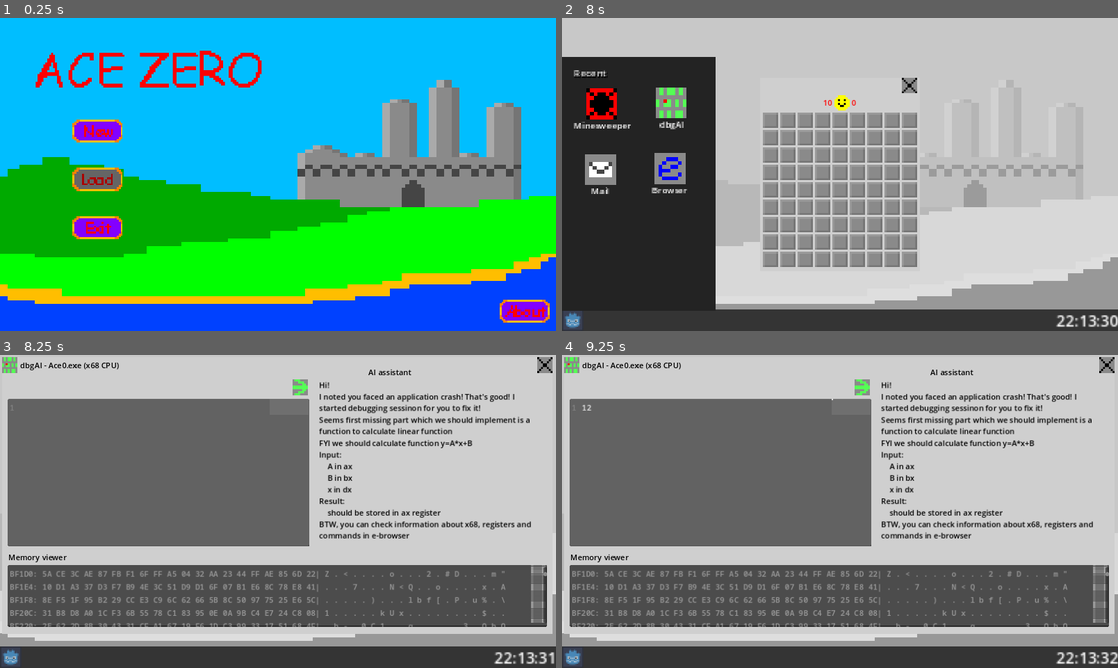
Above: before the commit, frames 1-4 (two rows, left to right).
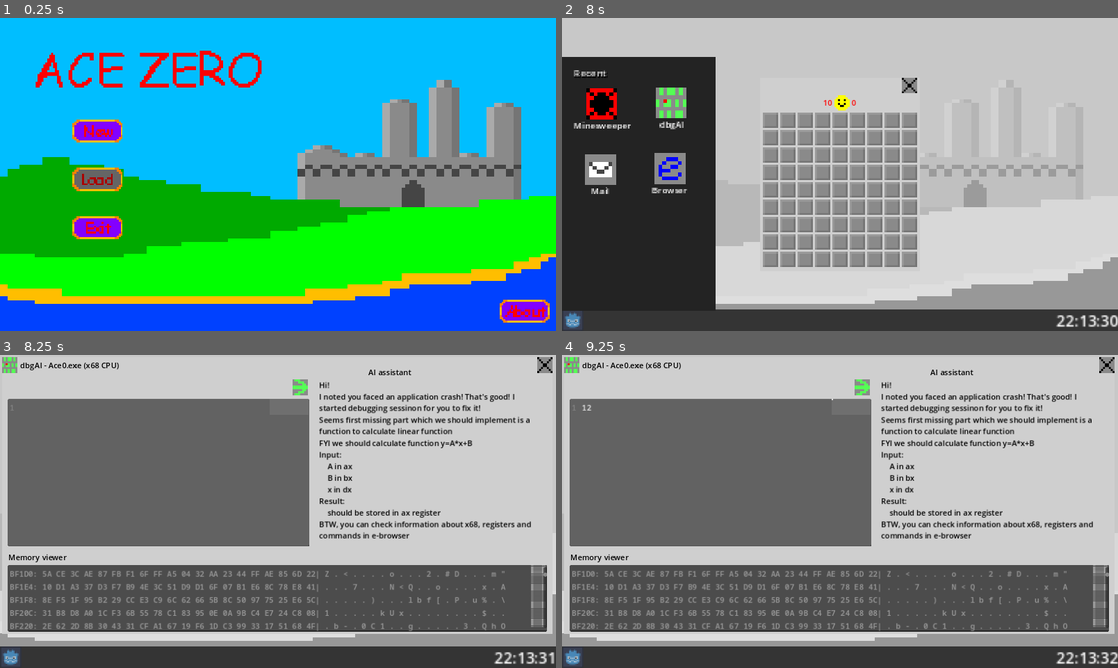
Above: after the commit, the same moments.

Repository: ntfshard/acezero
Game: Godot game, scene res://gameexe/app.tscn
Same seed, same stepped clock (60 frames per second), same inputs: the game is played once before the commit and once after it.
Inputs (mouse positions are in pixels of both pictures, inside the frame that each line leads up to):
- Up to frame 1 (0.25 s): no input
- Up to frame 2 (8 s): click (662, 130) at 0.5 s; click (662, 130) at 1.25 s; click (895, 202) at 2 s; click "Ace0.exe" at 2.75 s; click (662, 130) at 3.5 s; click (662, 180) at 4.25 s; click (895, 202) at 5 s; click (573, 321) at 5.75 s; click "Minesweeper" at 6.5 s; click (573, 321) at 7.25 s
- Up to frame 3 (8.25 s): click "dbgAI" at 8 s
- Up to frame 4 (9.25 s): click (723, 473) at 8.77 s; type "12" at 8.85 s

Frames 1-2 are identical in both runs. In frame 3, 1.7% of the frame differs, in the area x 1-99%, y 69-89%; in frame 4, 1.7%.

Commit message:
Better wording for commands in browser and minor improvement for debugger

Diff:
--- a/browser/app.gd
+++ b/browser/app.gd
@@ -95,32 +95,34 @@
 
 	## add assembly-related help here for dbg quest
 	"x68": """X68 CPU overview
-It's a general purpose series CPU with 4 registers and various
-assembly commands like mov, add, sub, mul, inc, dec, xor, or, and, nop...
+It's a general purpose series CPU with 4 registers and
+various assembly commands like mov, add, sub, mul, inc, dec, xor, or, and, nop...
 It has a Harward memory model with flat addresses.
 Each memory address can be protected to access by using 3 different access flags: no_access, read_only, read_write""",
-	"mov": """mov ax, 2\tmove to ax register value 2
-mov dx, bx\tmove to dx register value in bx
-mov [ax], dx\tmove to memory by address stored in ax value in dx register
-mov cx, [ax + bx]\tmove to register cx value from memory by address of sum ax and bx registers
-mov dx, [cx+1]\tmove to register dx value from memory by address of sum cx and 1
+	"memory": """Memory store same type of data which are stored in registers. Each cell has their own address. Cells goes one by one""",
+	"mov": """mov ax, 2\t\t\tassign to ax register value 2
+mov dx, bx\t\t\t\tassign to dx register value from bx
+mov [ax], dx\t\t\t\tassign to memory by address stored in ax value from dx register
+mov cx, [ax + bx]\t\tassign to register cx value from memory by address of sum ax and bx registers
+mov dx, [cx+1]\t\t\tassign to register dx value from memory by address of sum cx and 1
 
+Even if command called mov, it's actually making copy of 2nd operand to the first one. 2nd operant leaves intact
 Same argument format can be used for other assembly instructions of x68 CPU""",
 	"add": """Add 2 value, store result in first argument
-add ax, 2\tadds 2 to value in register ax
-add cx, bx\tadds to value in cx value in bx""",
+add ax, 2\t\t\tadds 2 to value in register ax, equal to ax = ax + 2
+add cx, bx\t\t\tadds to value in cx value in bx, equal to cx = cx + bx""",
 	"sub": """Substitute 2 value, store result in first argument
-sub dx, 3\tdx = dx - 3
-sub dx, cx\tdx = dx - cx""",
+sub dx, 3\t\t\tequal to dx = dx - 3
+sub dx, cx\t\t\tequal to dx = dx - cx""",
 	"inc": """Increment value in first argument by 1
-inc [ax]\tincrement value in memory by address stored in ax by one, equivalent to add [ax], 1
-inc cx\tcx = cx + 1""",
+inc [ax]\t\t\tincrement value in memory by address stored in ax by one, equivalent to add [ax], 1
+inc cx\t\t\t\tequal to cx = cx + 1""",
 	"dec": """Decrease value in first argument by 1
-dec [dx]\tdecrement value in memory by address stored in dx by one, equivalent to sub [dx], 1
-dec bx\tbx = bx - 1""",
+dec [dx]\t\t\tdecrement value in memory by address stored in dx by one, equivalent to sub [dx], 1
+dec bx\t\t\tequal to bx = bx - 1""",
 	"mul": """Multiplcate 2 value, store result in first argument
-mul ax, bx\tax = ax * bx
-mul dx, 16\tdx = dx * 16""",
+mul ax, bx\t\t\tequal to ax = ax * bx
+mul dx, 16\t\t\tequal to dx = dx * 16""",
 	"xor": """Bitwise XOR operation, aslo called exclusive or. Using 2 same arguments is a well-known trick by writing zero\nVery often used as a simple symmetric key encryption
 x|y|xor
 0|0|0
--- a/dbgai/app.gd
+++ b/dbgai/app.gd
@@ -45,7 +45,7 @@
 	func write(value) -> Array:
 		var addr = srcA.read().back()
 		if !cpu.memoryAccess.has(addr) || cpu.memoryAccess[addr] != Access.rw:
-			return [false, 'Attempt to write to a RO address %s: %x' % [srcA.dst(), addr]]
+			return [false, 'Attempt to write to a ReadOnly address %s: %x' % [srcA.dst(), addr]]
 		# technically we could check existance of addr also here...
 		cpu.memory[addr] = value
 		return [true, '']
@@ -71,7 +71,7 @@
 	func write(value) -> Array:
 		var addr = srcA.read().back() + srcB.read().back()
 		if !cpu.memoryAccess.has(addr) || cpu.memoryAccess[addr] != Access.rw:
-			return [false, 'Attempt to write to a RO address %x by %s+%s' % [addr, srcA.dst(), srcB.dst()] ]
+			return [false, 'Attempt to write to a ReadOnly address %x by %s+%s' % [addr, srcA.dst(), srcB.dst()] ]
 		cpu.memory[addr] = value
 		return [true, '']
 	func read() -> Array:
@@ -313,7 +313,7 @@
 		'''I'm hidding my messages in some regions of memory, hope someone can find it.''',
 		'''Broken build of AceZero game was uploaded to servers by purpose''',
 		'''I guess they find it and replace it with working version quite fast''',
-		'''Hope you can find a more details in encrypted file which I hided in my account on gi''',
+		'''Hope you can find a more details in encrypted file which I hided in my account on gith''',
 		'''can't write password directly it can be detected by firewalls''',
 		'''[a-z]nickname can be used to decode it even with this funny CPU''',
 		'''Good luck than, be careful, they are watching and don't dare to go hollow'''
@@ -401,14 +401,13 @@
 Matrix is a square array of table of numbers:
 	| A B |
 	| C D |
-In memory they are located row by row. Element A has a base_address passed to function, B has a base_address+1 address...
+In memory they are located row by row. Element A has a base_address which passed to function in register, B has a base_address+1 address...
 To calculate determinant for 2x2 matrix we can use formula: A*D-B*C
 Input:
 	base_address of matrix in ax
 Output:
 	address to store result in dx
-FYI, to acces value in memory you should use `[` `]` around expression, like: [dx] or [ax+2]
-"""
+FYI, to acces value in memory you should use `[` `]` around expression, like: [ax] for A element or [ax+2] for C element"""
 	# return: [true/false, 'message' if false]
 	func run(codeEdit: CodeEdit) -> Array:
 		var executor = Executor.new()
@@ -492,7 +491,7 @@
 	initMemoryViewer()
 	if Global.CrashSeen:
 		for i in range(0, Global.DbgLastCode.size()):
-			$CodeEdit.set_line(i, Global.DbgLastCode[i])
+			$CodeEdit.insert_line_at(i, Global.DbgLastCode[i])
 		$TopLabel.text = "dbgAI - Ace0.exe (x68 CPU)"
 		$AiText.text = '''Hi!
 I noted you faced an application crash! That's good! I started debugging sessinon for you to fix it!\n''' + quests[Global.DbgCurrentProblemIdx].description()
@@ -508,6 +507,7 @@
 		var res = quests[Global.DbgCurrentProblemIdx].run($CodeEdit)
 		print(res)
 		if res.front():
+			$CodeEdit.clear()
 			Global.DbgCurrentProblemIdx += 1
 			if Global.DbgCurrentProblemIdx == quests.size():
 				Global.DbgCurrentProblemIdx = 0
--- a/dbgai/app.tscn
+++ b/dbgai/app.tscn
@@ -47,7 +47,7 @@
 offset_left = 657.0
 offset_top = 46.0
 offset_right = 1125.0
-offset_bottom = 412.0
+offset_bottom = 420.0
 theme_override_colors/default_color = Color(0, 0, 0, 1)
 text = "Cheers~
 It's me, your Ai assistant.
@@ -81,7 +81,7 @@
 offset_left = 12.0
 offset_top = 430.0
 offset_right = 1130.0
-offset_bottom = 558.0
+offset_bottom = 568.0
 theme_override_fonts/font = ExtResource("5_vvmoe")
 editable = false
 minimap_draw = true
Not shown, changed: export_presets.cfg
